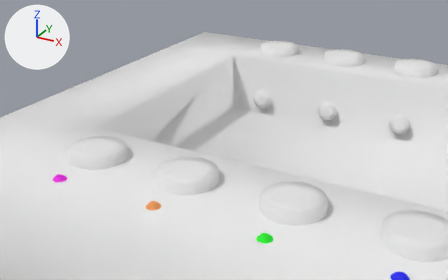
Two versions of the FBX model VRProject/Assets/_Project/ANW/Props/Radnom/PowerBreaker.fbx, one commit apart.
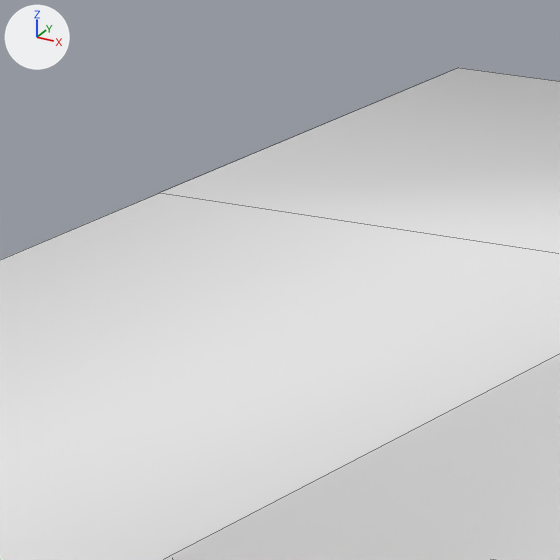
There are two pictures of each version: one from a 50 mm camera at (1.63, -6.23, 3.2) aimed at (-2.24, 0.8, -0.31), one close up on the part from 34% to 48% of the width and 9% to 32% of the height. Lighting does not change. The marker at upper left points along +X, +Y and +Z. The close-ups show mesh edges as thin lines. Where no turn or scale is listed for an object, it has been applied to the vertices.

Objects in the first close-up: 'PowerBreaker.001'.
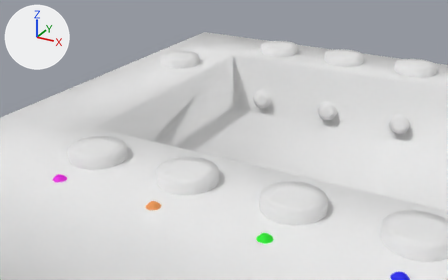
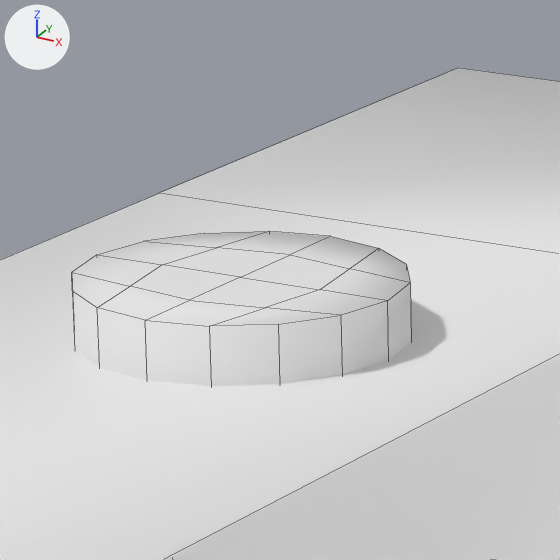
Boxes [x1, y1, x2, y2] around the edits, measured in the close-ups (560 x 560 px):
'ButtonX', added
    after: [72, 231, 411, 386]

The edits, one by one:
Mesh me_cube_059 is new.
It has 41 vertices, 32 faces and spans x -3.277..-2.723, y 0.612..1.166, z 0.66..0.781.
It uses material mat_box_001 (white #e7e7e7).
Object 'ButtonX' (ob_buttonx) is new; it shows me_cube_059.
Its location is (0.0, 0.0, 0.0).
